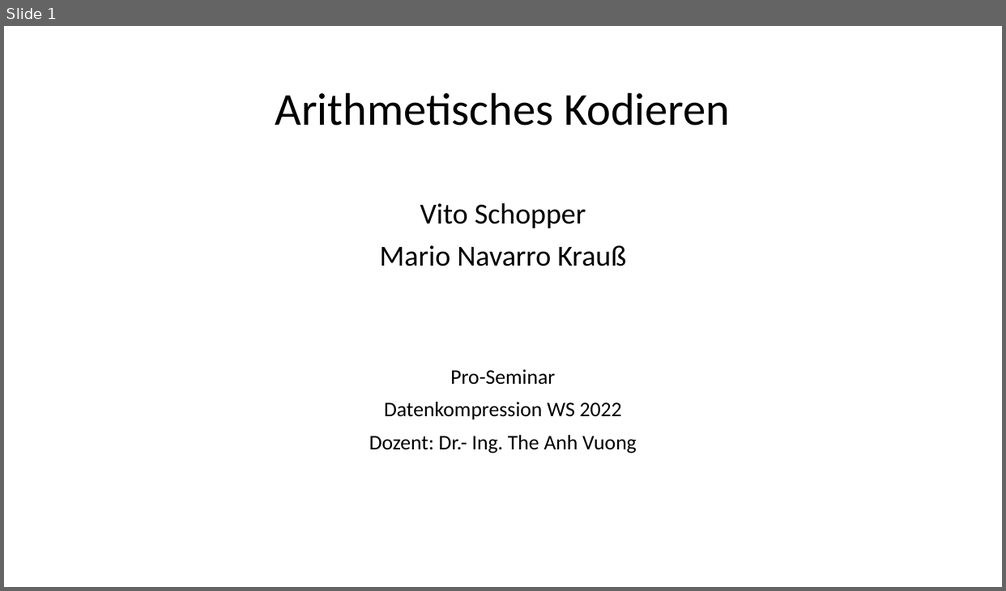
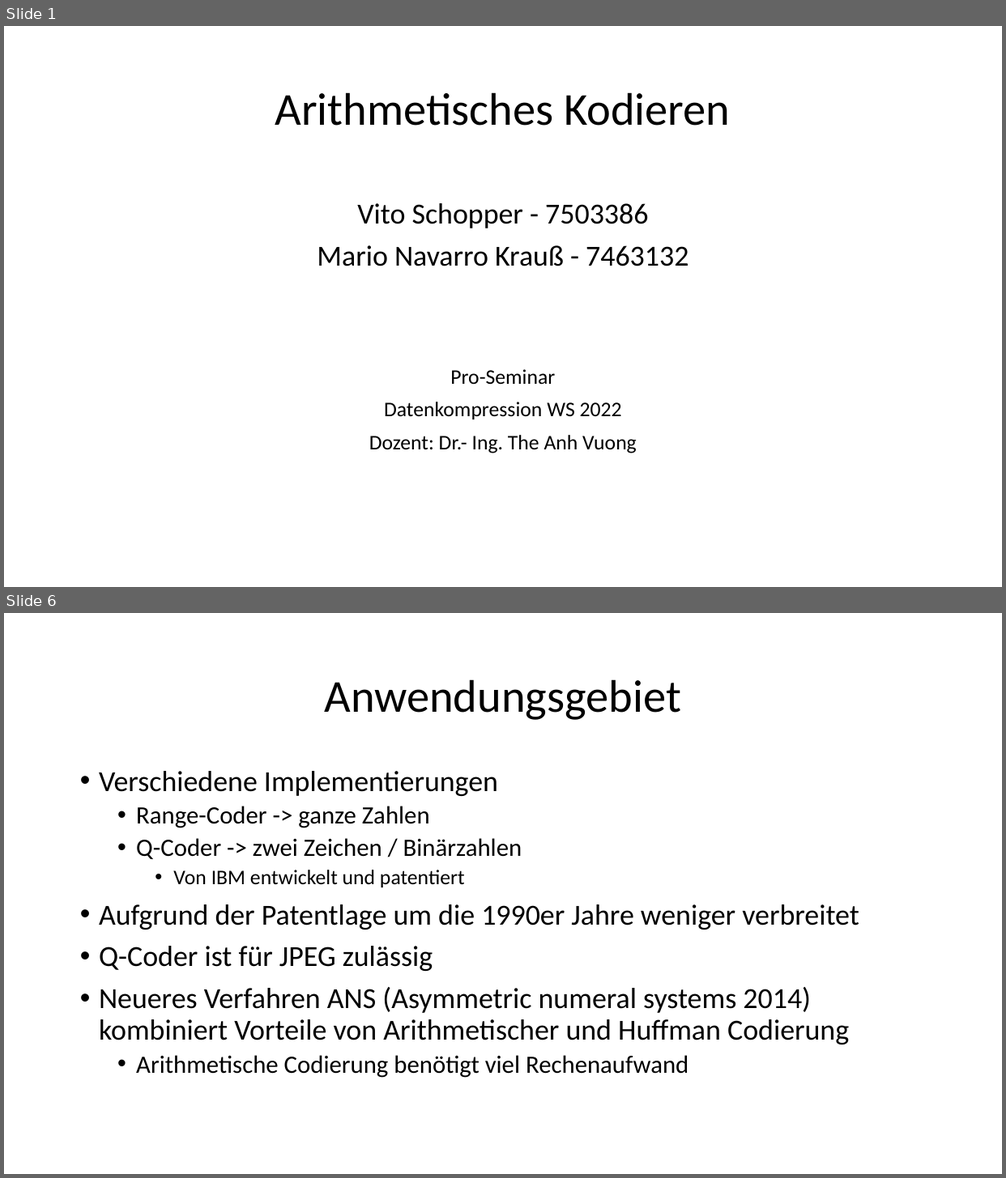
Before and after one commit to vsLog/Seminar-Datenkompression-2022, a slide deck: Präsentation/Präsentation.pptx. Shown one above the other, each under a label of ours: slide 1 before the commit, slides 1 and 6 after it; the slides between them are not shown. The pictures are 1006x591 and 1006x1178 pixels, drawn with LibreOffice and Linux fonts; fonts in the diff are those of the drawing. Boxes give left, top, right and bottom in pixels: in the first picture for what was removed or moved away, otherwise in the second. Text is boxed around its words. In the diff, an @@ line names an element or a change of style, - is before the commit and + after.

```diff
--- a/Präsentation/Präsentation.pptx
+++ b/Präsentation/Präsentation.pptx
@@ slide 6 added at (x1=4, y1=613, x2=1002, y2=1174), background #FFFFFF @@
@@ title added at (x1=324, y1=679, x2=681, y2=720), 44 pt, text #000000 @@
+Anwendungsgebiet
@@ text added at (x1=99, y1=771, x2=859, y2=1078), 28 pt, text #000000 @@
+• Verschiedene Implementierungen
+  • Range-Coder -> ganze Zahlen
+  • Q-Coder -> zwei Zeichen / Binärzahlen
+    • Von IBM entwickelt und patentiert
+• Aufgrund der Patentlage um die 1990er Jahre weniger verbreitet
+• Q-Coder ist für JPEG zulässig
+• Neueres Verfahren ANS (Asymmetric numeral systems 2014) kombiniert Vorteile von Arithmetischer und Huffman Codierung
+  • Arithmetische Codierung benötigt viel Rechenaufwand
@@ slide 1 changed as well @@
@@ text at (x1=317, y1=203, x2=688, y2=267): text changed @@
-Vito Schopper
-Mario Navarro Krauß
+Vito Schopper - 7503386
+Mario Navarro Krauß - 7463132
```
Also in this commit, not shown: 4 other slides added, 3 other files.
